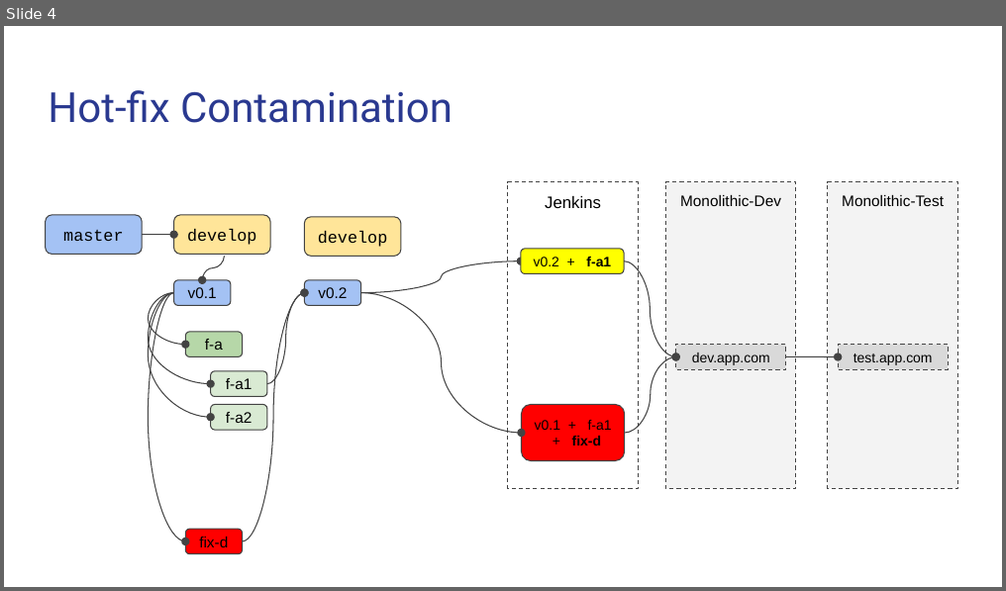
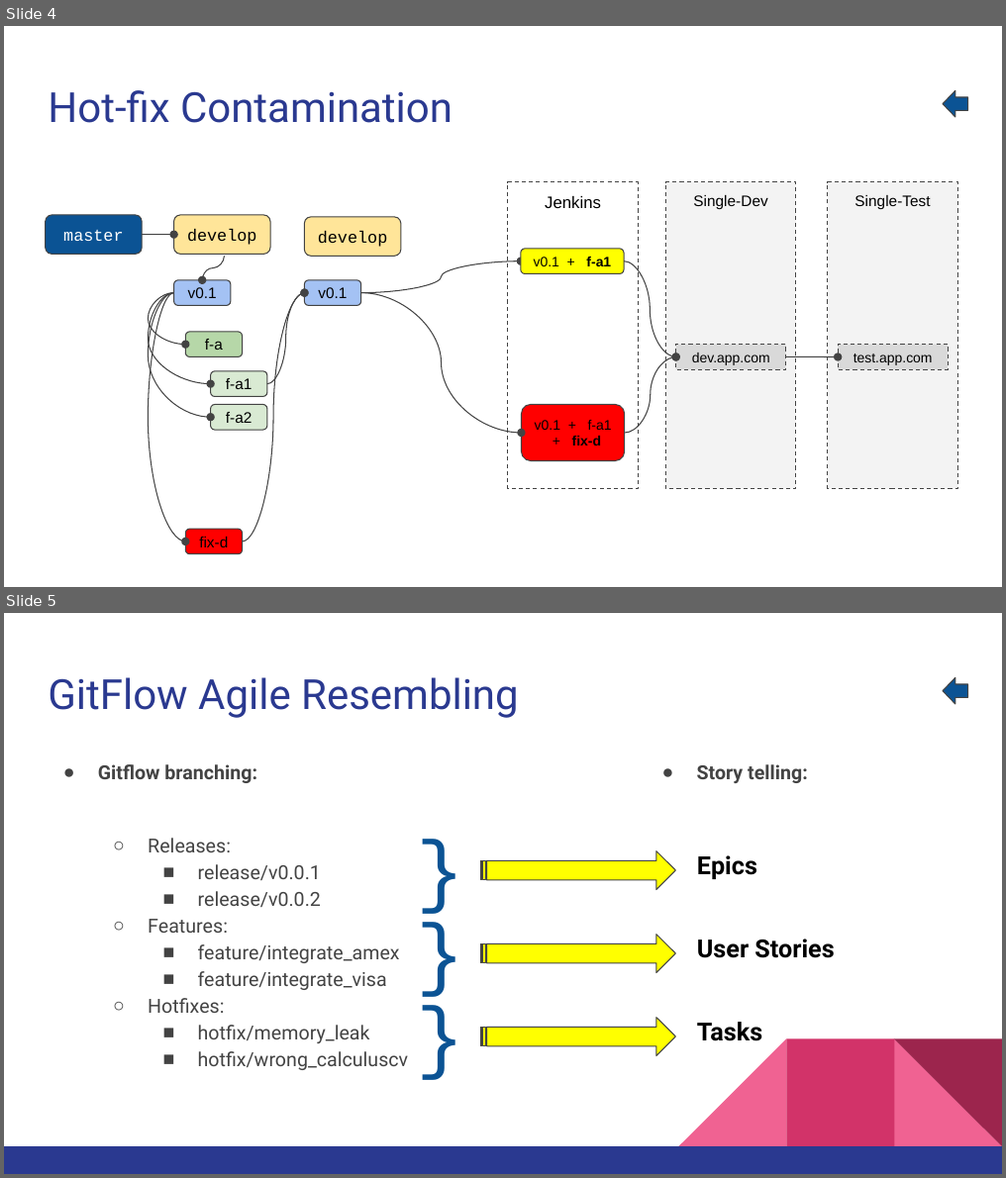
Before and after one commit to cecheverria/coupling.org, a slide deck: GitFlow useful scenarios.pptx. Shown one above the other, each under a label of ours: slide 4 before the commit, slides 4 and 5 after it. The pictures are 1006x591 and 1006x1178 pixels, drawn with LibreOffice and Linux fonts; fonts in the diff are those of the drawing. Boxes give left, top, right and bottom in pixels: in the first picture for what was removed or moved away, otherwise in the second. Text is boxed around its words. In the diff, an @@ line names an element or a change of style, - is before the commit and + after.

Commit message:
Adding presentation for usefull GitFlow scenarios

```diff
--- a/GitFlow useful scenarios.pptx
+++ b/GitFlow useful scenarios.pptx
@@ slide 5 added at [4, 613, 1002, 1174], background #FFFFFF @@
@@ title added at [48, 677, 519, 718], 30 pt, text #2A3990 @@
+GitFlow Agile Resembling
@@ left arrow added at [944, 678, 968, 704], fill #0B5394, outline #434343 0.75 pt @@
@@ text added at [98, 764, 409, 1070], 14 pt, text #434343 @@
+● Gitflow branching:
+  ○ Releases:
+    ■ release/v0.0.1
+    ■ release/v0.0.2
+  ○ Features:
+    ■ feature/integrate_amex
+    ■ feature/integrate_visa
+  ○ Hotfixes:
+    ■ hotfix/memory_leak
+    ■ hotfix/wrong_calculuscv
@@ text added at [697, 764, 808, 783], 14 pt, text #434343, bold @@
+● Story telling:
@@ text added at [406, 810, 493, 920], 58 pt, text #0B5394 @@
+}
@@ striped right arrow added at [481, 852, 675, 890], fill #FFFF00, outline #434343 0.75 pt @@
@@ text added at [697, 856, 757, 879], 18 pt, text #000000, bold @@
+Epics
@@ text added at [406, 893, 493, 1004], 58 pt, text #0B5394 @@
+}
@@ striped right arrow added at [481, 935, 675, 973], fill #FFFF00, outline #434343 0.75 pt @@
@@ text added at [697, 939, 834, 959], 18 pt, text #000000, bold @@
+User Stories
@@ text added at [406, 976, 493, 1087], 58 pt, text #0B5394 @@
+}
@@ striped right arrow added at [481, 1017, 675, 1057], fill #FFFF00, outline #434343 0.75 pt @@
@@ text added at [697, 1022, 762, 1042], 18 pt, text #000000, bold @@
+Tasks
@@ group added at [4, 1039, 1002, 1174]: 3 right triangles, 2 rectangles @@
@@ slide 4 changed as well @@
@@ left arrow added at [944, 91, 968, 117], fill #0B5394, outline #434343 0.75 pt @@
@@ text in rectangle at [693, 195, 767, 209]: text changed @@
-Monolithic-Dev
+Single-Dev
@@ text in rectangle at [854, 195, 930, 209]: text changed @@
-Monolithic-Test
+Single-Test
@@ rounded rectangle "master" at [45, 215, 142, 254]: text colour #000000 to #FFFFFF; fill #A4C2F4 to #0B5394 @@
@@ text in rounded rectangle at [534, 257, 611, 267]: text changed @@
-v0.2 + f-a1
+v0.1 + f-a1
@@ text in rounded rectangle at [318, 287, 347, 298]: text changed @@
-v0.2
+v0.1
```
Also in this commit, not shown: 3 other slides changed, 1 other slide added, 3 slides removed.
